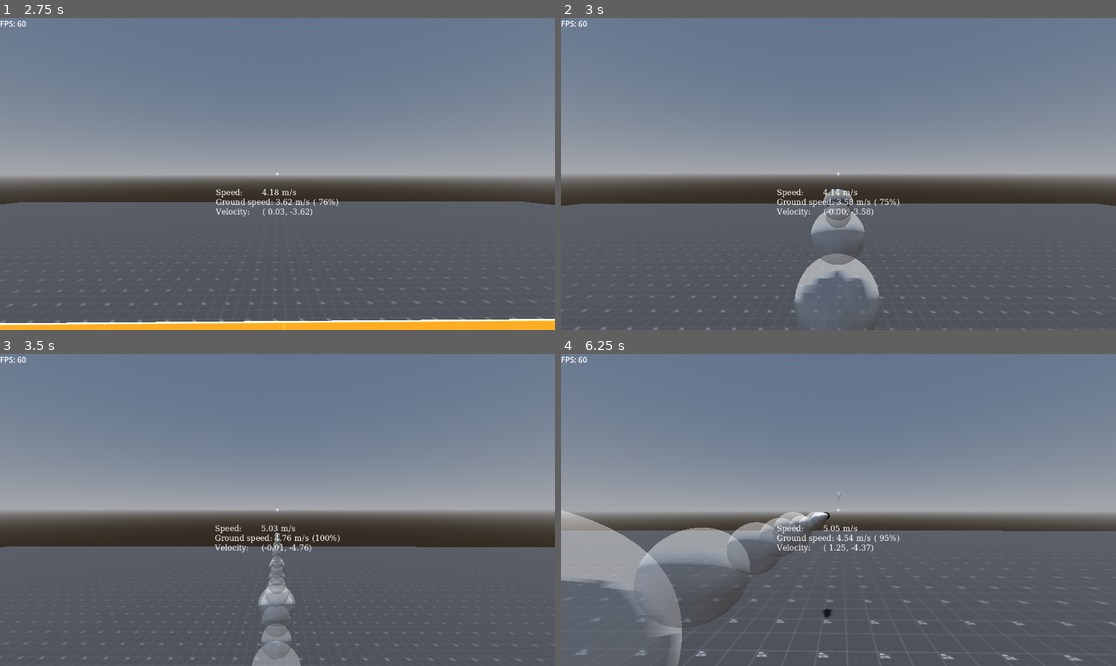
Above: before the commit, frames 1-4 (two rows, left to right).
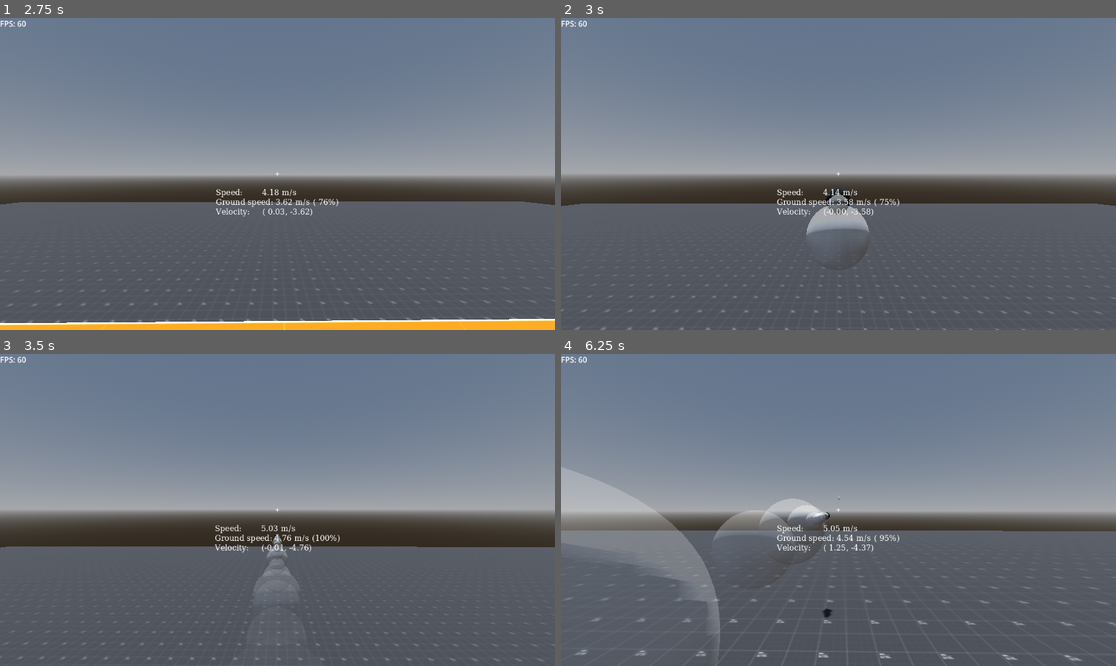
Above: after the commit, the same moments.

Repository: ericljiang/godot-testing
Game: Godot game, scene res://scene.tscn
Two runs of this game, one before a commit and one after it. Both use one fixed random seed, a clock stepped at 60 frames per second and the inputs below.
Inputs (mouse positions are in pixels of both pictures, inside the frame that each line leads up to):
- Up to frame 1 (2.75 s): tap Enter at 0.5 s; move the mouse to (305, 174) at 0.52 s; hold W (move_forward) from 0.53 s (still down); tap Ctrl (crouch) at 0.6, 1.55, 2.1 s; tap Space (jump) at 0.77, 0.8, 1.07, 1.35, 1.52, 1.82, 2.3 s; move the mouse to (249, 174) at 1.27 s; move the mouse to (288, 167) at 2.02 s
- Up to frame 2 (3 s): keep holding W (move_forward); move the mouse to (832, 180) at 2.77 s; click (832, 180) at 2.85 s
- Up to frame 3 (3.5 s): keep holding W (move_forward); tap Space (jump) at 3.02, 3.32 s; tap Ctrl (crouch) at 3.05 s
- Up to frame 4 (6.25 s): move the mouse to (877, 513) at 3.52 s; tap Ctrl (crouch) at 3.6, 4.55, 5.1, 6.05 s; tap Space (jump) at 3.77, 3.8, 4.07, 4.35, 4.52, 4.82, 5.3, 6.02 s; move the mouse to (794, 506) at 4.27 s; move the mouse to (844, 510) at 5.02 s; move the mouse to (816, 503) at 5.77 s; release W (move_forward) at 5.78 s; hold D (move_right) from 5.78 s (still down); click (816, 503) at 5.85 s

Frame 1 is identical in both runs. In frame 2, 1.7% of the frame differs, in the area x 42-58%, y 54-100%; in frame 3, 1.4%; in frame 4, 9.2%, in the area x 0-51%, y 36-100%.

Commit message:
Fix rocket explosion impulse bug

Diff:
--- a/rocket.gd
+++ b/rocket.gd
@@ -7,6 +7,8 @@
 @export var particle_system: GPUParticles3D
 @export var mesh: MeshInstance3D
 
+var exploded := false
+
 func _ready() -> void:
 	assert(splash_area != null)
 	assert(particle_system != null)
@@ -14,34 +16,37 @@
 	self.velocity = self.basis * Vector3.FORWARD * ROCKET_SPEED
 
 func _physics_process(delta: float) -> void:
-	var collision := move_and_collide(velocity * delta)
-	if collision:
-		delete_rocket()
-		for body in splash_area.get_overlapping_bodies():
-			if (body is Player):
-				var player: Player = body
-				# TODO: consider further refinements to match TF2
-				# - At time of explosion, move the rocket 1 Hammer unit away
-				#   from the colliding surface and 10 Hammer units down. Use
-				#   this new position as the origin of the explosion (DONE)
-				# - Increase knockback force when crouching
-				# - Increase knockback force when in the air
-				# - Mimic TF2's damage/knockback falloff calculation
-				# - Lower knockback force for enemies, 0 knockback for allies
-				# https://www.reddit.com/r/truetf2/comments/ogqho6/comment/h4ls374/
-				# http://archive.today/2026.03.13-054427/https://www.reddit.com/r/truetf2/comments/ogqho6/how_does_rocket_jumping_work_from_a_technical/h4ls374/
-				var knockback_center := self.global_position \
-					+ collision.get_normal() * Constants.HU_TO_M \
-					+ Vector3.DOWN * 10 * Constants.HU_TO_M
-				var player_center := player.collision_shape.global_position
-				var knockback_direction := knockback_center.direction_to(player_center)
-				var distance := self.global_position.distance_to(player_center)
-				var splash_area_radius := splash_area.scale.x / 2.0
-				player.velocity += KNOCKBACK * knockback_direction * (splash_area_radius - distance)
-	elif self.global_position.distance_to(Vector3.ZERO) > 100:
-		# Delete rocket if it gets too far away (prevent rockets fired into the
-		# air from going forever)
-		delete_rocket()
+	if !exploded:
+		var collision := move_and_collide(velocity * delta)
+		if collision:
+			exploded = true
+			delete_rocket()
+			for body in splash_area.get_overlapping_bodies():
+				if (body is Player):
+					var player: Player = body
+					# TODO: consider further refinements to match TF2
+					# - At time of explosion, move the rocket 1 Hammer unit away
+					#   from the colliding surface and 10 Hammer units down. Use
+					#   this new position as the origin of the explosion (DONE)
+					# - Increase knockback force when crouching
+					# - Increase knockback force when in the air
+					# - Mimic TF2's damage/knockback falloff calculation
+					# - Lower knockback force for enemies, 0 knockback for allies
+					# https://www.reddit.com/r/truetf2/comments/ogqho6/comment/h4ls374/
+					# http://archive.today/2026.03.13-054427/https://www.reddit.com/r/truetf2/comments/ogqho6/how_does_rocket_jumping_work_from_a_technical/h4ls374/
+					var knockback_center := self.global_position \
+						+ collision.get_normal() * Constants.HU_TO_M \
+						+ Vector3.DOWN * 10 * Constants.HU_TO_M
+					var player_center := player.collision_shape.global_position
+					var knockback_direction := knockback_center.direction_to(player_center)
+					var distance := self.global_position.distance_to(player_center)
+					var splash_area_radius := splash_area.scale.x / 2.0
+					player.velocity += KNOCKBACK * knockback_direction * (splash_area_radius - distance)
+		elif self.global_position.distance_to(Vector3.ZERO) > 100:
+			# Delete rocket if it gets too far away (prevent rockets fired into the
+			# air from going forever)
+			exploded = true
+			delete_rocket()
 
 func delete_rocket() -> void:
 	mesh.hide()
--- a/rocket.tscn
+++ b/rocket.tscn
@@ -61,7 +61,8 @@
 shape = SubResource("SphereShape3D_fj03e")
 
 [node name="GPUParticles3D" type="GPUParticles3D" parent="." unique_id=196088752]
-amount = 64
+amount = 16
+lifetime = 0.5
 fixed_fps = 120
 process_material = SubResource("ParticleProcessMaterial_fj03e")
 draw_pass_1 = SubResource("SphereMesh_5gt1y")
